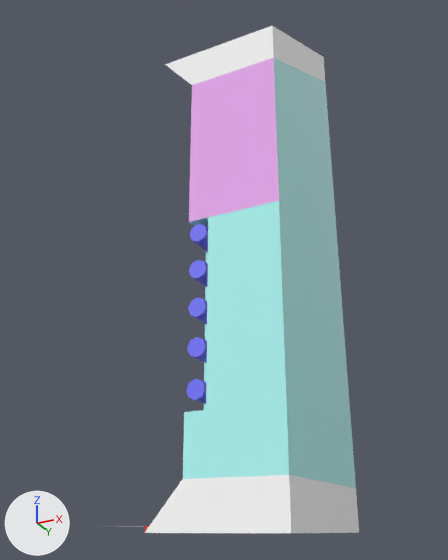
The FBX model Assets/jlopez_DeDustII/Models/Walls/Wall-BaseToTall.fbx as it was, and as the next commit left it.
One viewpoint serves both versions: a camera (50 mm lens) standing at (-5.27, -8.38, 0.02) and looking at (-8.3, -2.31, 2.75). The axes (+X, +Y, +Z) are drawn at lower left. The lights are the same throughout. Where no turn or scale is listed for an object, it has been applied to the vertices. Vertices at the same position are counted once.

In view in the first picture: 'BaseToTall'.
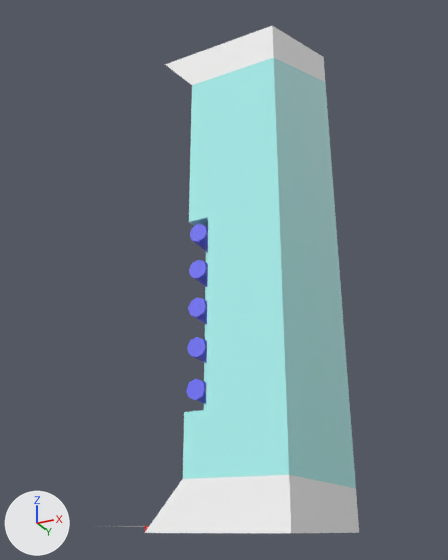
The newer file is also turned or shifted as a whole; pictures and numbers use the older file's frame.

Changed parts and their boxes [x1, y1, x2, y2] in the pictures (448 x 560 px):
part 1 of me_mesh, recoloured (pink to cyan): [189, 58, 279, 222] in both

What the commit changed:
me_mesh is used by ob_basetotall; location (-8.14, -2.42, 0.0).
me_mesh had 274 vertices, 292 faces and spanned x -1.0..0.99, y -1.0..1.0, z 0.0..6.31.
me_mesh now has 273 vertices, 292 faces and spans x -1.0..0.99, y -1.0..1.0, z 0.0..6.31.
me_mesh part 1: 1 face spanning x -0.01..0.99, y -1.0, z 2.97..4.71 switches from mat_walldoor (pink #efb0f6) to mat_wallmid (cyan #b0f9f6).
